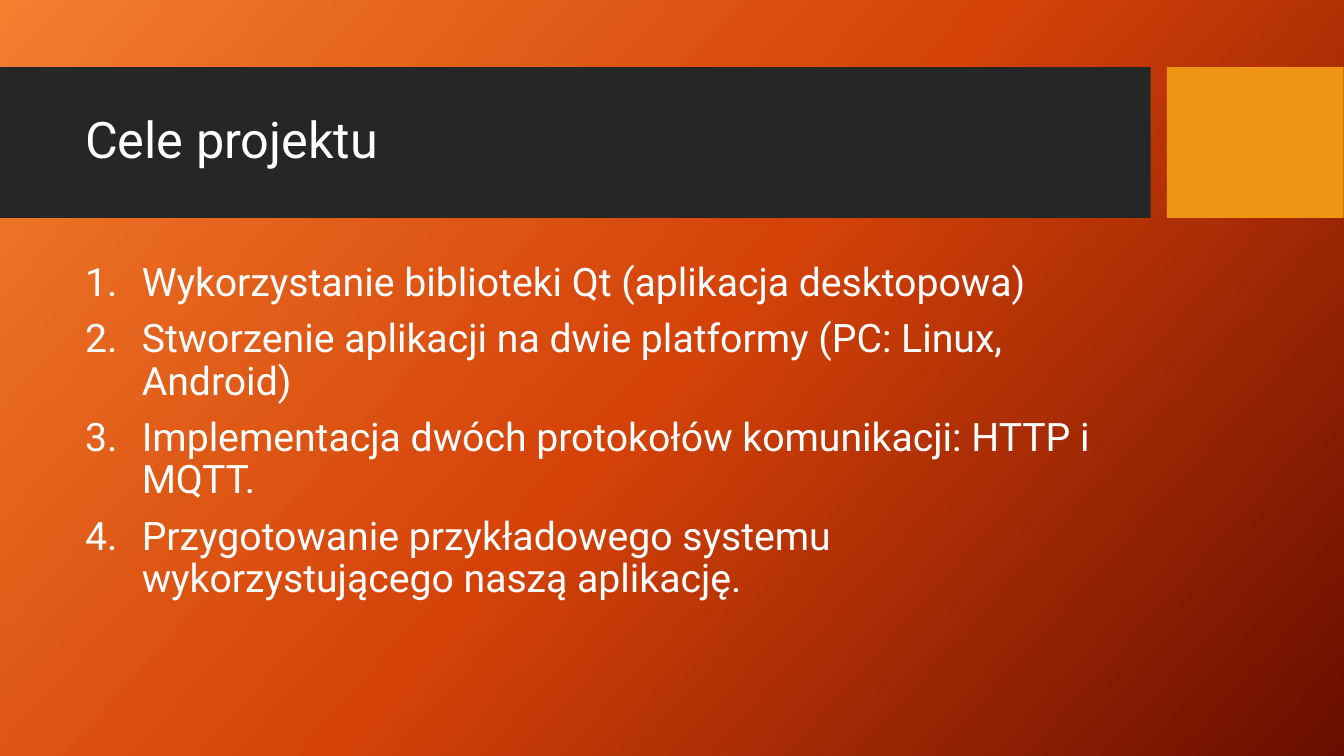
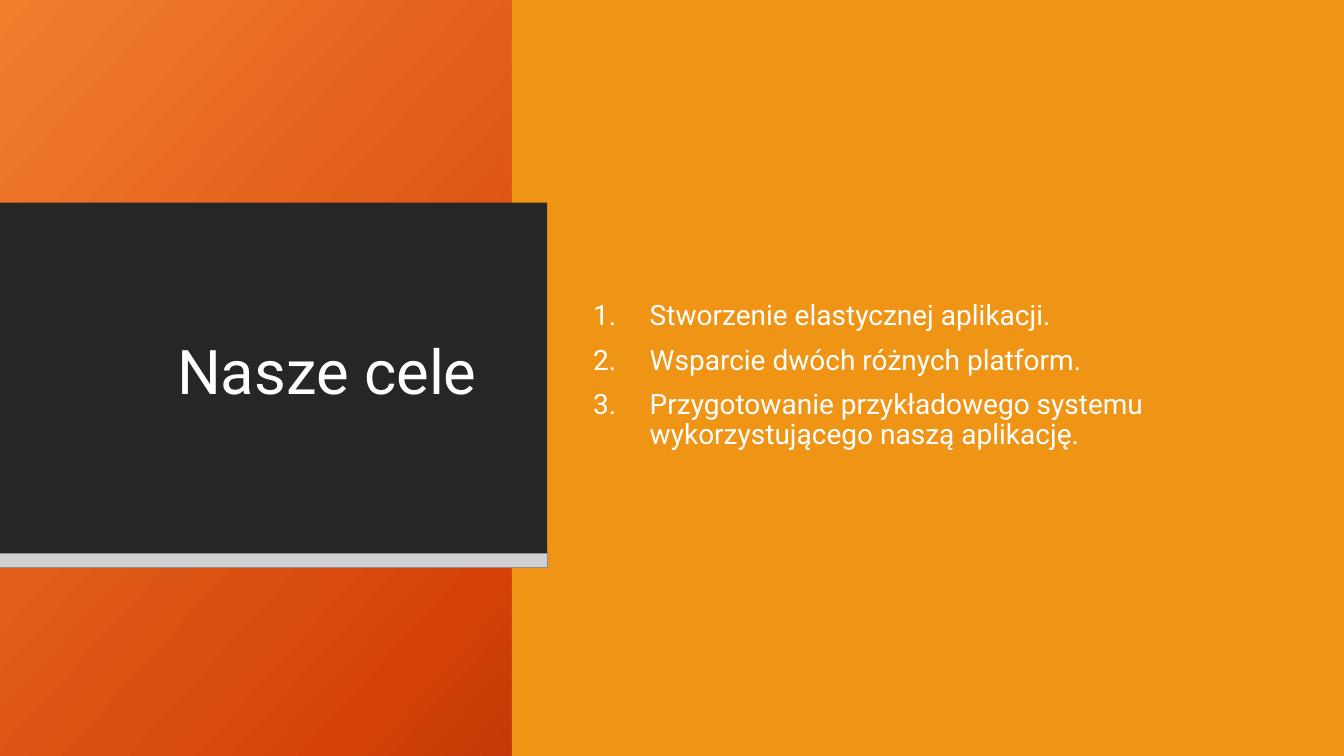
Before and after one commit to AdamStudies-PWR/ProjektZespolowyPWR, a slide deck: slide 3 of przentacja.pptx (slide 4 before the commit). Drawn at 1344x756 pixels with LibreOffice and Linux fonts; fonts in the diff are those of the drawing; grey boxes stand for pictures; background and template pictures are left out. Boxes give left, top, right and bottom in pixels: in the first picture for what was removed or moved away, otherwise in the second. Text is boxed around its words. In the diff, an @@ line names an element or a change of style, - is before the commit and + after.

```diff
--- a/przentacja.pptx
+++ b/przentacja.pptx
@@ rectangle added at bbox=[0, 0, 1344, 756], fill gradient #F18031 to #D54209 to #6A0D00 @@
@@ rectangle added at bbox=[512, 0, 1344, 756], fill #F09415 @@
@@ text "Stworzenie elastycznej aplikacji.": place and size @@
-text "Stworzenie elastycznej aplikacji." at bbox=[142, 265, 1090, 601]
+text "Stworzenie elastycznej aplikacji." at bbox=[650, 304, 1143, 450]
@@ text "Stworzenie elastycznej aplikacji." at bbox=[650, 304, 1143, 450]: vertical alignment top to middle @@
@@ rectangle added at bbox=[0, 203, 547, 554], fill #262626 @@
@@ text at bbox=[650, 304, 1081, 376]: text changed; size 28 to 20 pt @@
-1. Wykorzystanie biblioteki Qt (aplikacja desktopowa)
-2. Stworzenie aplikacji na dwie platformy (PC: Linux, Android)
-3. Implementacja dwóch protokołów komunikacji: HTTP i MQTT.
+1. Stworzenie elastycznej aplikacji.
+2. Wsparcie dwóch różnych platform.
@@ title at bbox=[177, 348, 476, 395]: text changed; size 36 to 44 pt @@
-Cele projektu
+Nasze cele
@@ text at bbox=[650, 393, 1143, 450]: size 28 to 20 pt in "Przygotowanie przykładowego systemu wykorzystującego naszą a ..." @@
@@ picture added at bbox=[0, 552, 547, 568] @@
```
Also in this commit, not shown: 3 other slides changed, 10 slides added, 18 slides removed, 3 other files.
